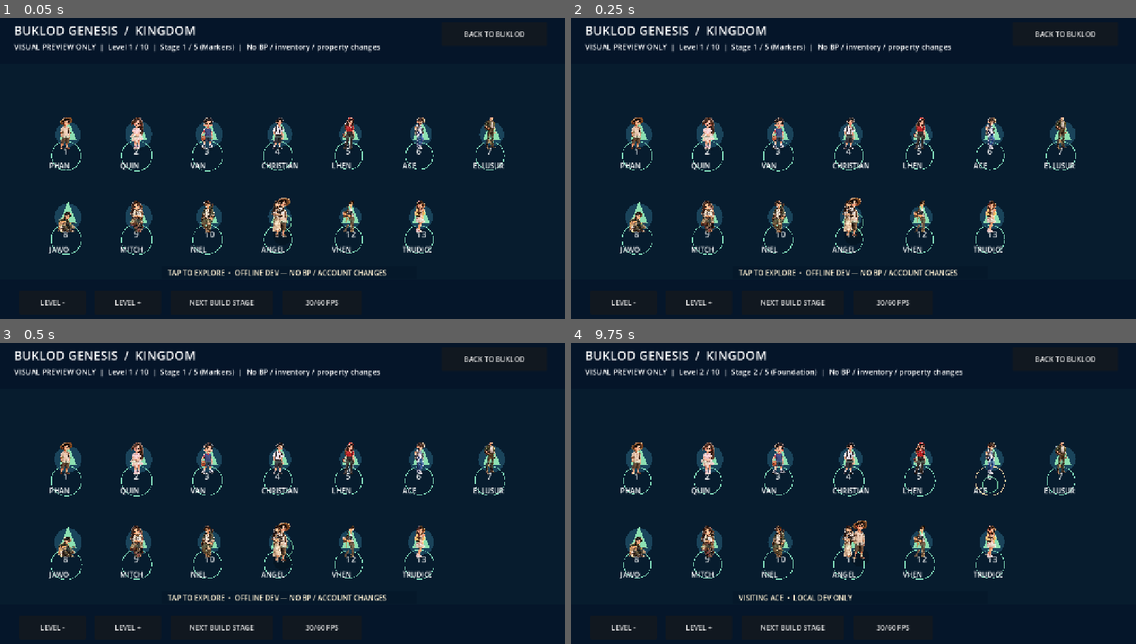
Above: before the commit, frames 1-4 (two rows, left to right).
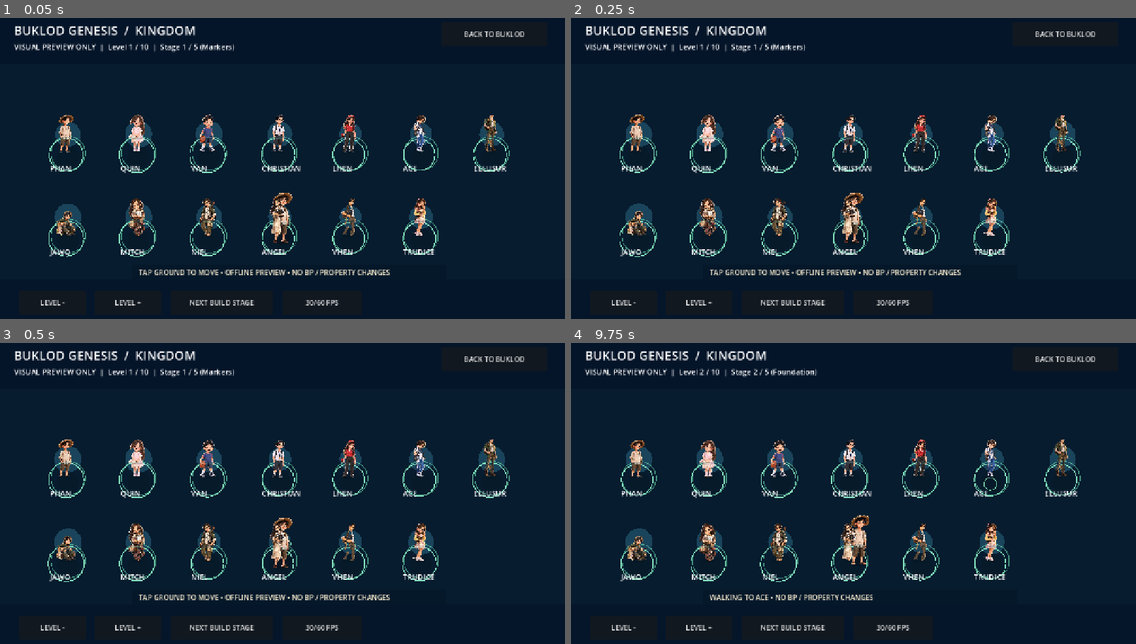
Above: after the commit, the same moments.

Repository: faust-0612/BUKLOD-Rork
Game: Godot game, scene res://scenes/WorldPreview.tscn
Same seed, same stepped clock (60 frames per second), same inputs: the game is played once before the commit and once after it. This scene is started directly instead of the project's main scene.
Inputs (mouse positions are in pixels of both pictures, inside the frame that each line leads up to):
- Up to frame 1 (0.05 s): no input
- Up to frame 2 (0.25 s): no input
- Up to frame 3 (0.5 s): no input
- Up to frame 4 (9.75 s): click "NEXT BUILD STAGE" at 0.5 s; click "NEXT BUILD STAGE" at 1.25 s; click "LEVEL -" at 2 s; click "LEVEL +" at 2.75 s; click "30/60 FPS" at 3.5 s; click "LEVEL -" at 4.25 s; click "LEVEL +" at 5 s; click "30/60 FPS" at 5.75 s; click "LEVEL -" at 6.5 s; click "LEVEL +" at 7.25 s; click "NEXT BUILD STAGE" at 8 s; click "30/60 FPS" at 8.75 s; move the mouse to (977, 481) at 9.52 s; click (977, 481) at 9.67 s

The runs differ from the first frame. In frame 1, 6.1% of the frame differs, in the area x 8-91%, y 8-86%; in frame 2, 6.1%; in frame 3, 6.1%; in frame 4, 6.0%.

Commit message:
dev(genesis206): premium 2D gameplay readability, arrival-based world interactions, native asset playback

Diff:
--- a/godot/empire-arena/scripts/arena_root.gd
+++ b/godot/empire-arena/scripts/arena_root.gd
@@ -195,18 +195,27 @@
 	var pos: Vector2 = p["pos"] * PX
 	var team: String = p.get("team", "A")
 	var is_hero: bool = p.get("kind", "") == "hero"
-	var large := 11.5 if is_hero else 6.0
+	var large := 18.0 if is_hero else 7.0
 	var color: Color = _suit_color(p.get("hero", "phan")) if is_hero else \
 		Color("#7de8d0") if team == "A" else Color("#f39a92")
 	var breath: float = sin(frames * (3.0 if is_hero else 5.0) + float(pos.x) * 0.15)
 	var shift := Vector2(0, breath * 1.2)
-	draw_circle(pos + Vector2(0, 8), large * 1.1, Color(0, 0, 0, 0.35))
-	draw_circle(pos + shift, large, color.darkened(0.35))
-	draw_circle(pos + shift - Vector2(0, large * 0.33), large * 0.62, color)
-	draw_line(pos + shift + Vector2(-large, 2), pos + shift + Vector2(-large * 1.55, 5 + breath * 2), color, 3.0)
-	draw_line(pos + shift + Vector2(large, 2), pos + shift + Vector2(large * 1.55, 5 - breath * 2), color, 3.0)
-	draw_circle(pos + shift - Vector2(large * 0.18, large * 0.36), 1.25, Color("#0c1f2c"))
-	draw_circle(pos + shift + Vector2(large * 0.18, -large * 0.36), 1.25, Color("#0c1f2c"))
+	draw_circle(pos + Vector2(0, 9), large * 1.25, Color(0, 0, 0, 0.30))
+	if is_hero:
+		draw_arc(pos + Vector2(0, 5), large * 1.5 + sin(frames * 2.4) * 2, 0, TAU, 32,
+			Color(0.32, 0.98, 0.68, 0.6) if team == "A" else Color(1.0, 0.48, 0.41, 0.6), 2.5)
+	if not is_hero:
+		draw_circle(pos + shift, large, color.darkened(0.35))
+	if not is_hero:
+		draw_circle(pos + shift - Vector2(0, large * 0.33), large * 0.62, color)
+	if not is_hero:
+		draw_line(pos + shift + Vector2(-large, 2), pos + shift + Vector2(-large * 1.55, 5 + breath * 2), color, 3.0)
+	if not is_hero:
+		draw_line(pos + shift + Vector2(large, 2), pos + shift + Vector2(large * 1.55, 5 - breath * 2), color, 3.0)
+	if not is_hero:
+		draw_circle(pos + shift - Vector2(large * 0.18, large * 0.36), 1.25, Color("#0c1f2c"))
+	if not is_hero:
+		draw_circle(pos + shift + Vector2(large * 0.18, -large * 0.36), 1.25, Color("#0c1f2c"))
 	if is_hero:
 		var hero_id: String = str(p.get("hero", "phan"))
 		var portrait: Texture2D = _art("res://art/sprite/" + hero_id + ".png")
@@ -225,13 +234,13 @@
 				var region := Rect2(Vector2(float(idx % 4) * cell.x,
 					float(idx / 4) * cell.y), cell)
 				draw_texture_rect_region(frame_texture, destination, region,
-					Color(1, 1, 1, 0.98))
+					Color(1, 1, 1, 1.0))
 			else:
 				draw_texture_rect(portrait, destination, false, Color(1, 1, 1, 0.98))
 		draw_arc(pos, large + 4.0, -PI, PI, 30,
-			Color("#6af7ca") if team == "A" else Color("#ff9b8c"), 2.0)
+			Color("#6af7ca") if team == "A" else Color("#ff9b8c"), 2.5)
 		draw_string(ThemeDB.fallback_font, pos + Vector2(-18, -large - 16),
-			str(p["hero"]).to_upper(), HORIZONTAL_ALIGNMENT_LEFT, -1, 11, Color.WHITE)
+			str(p["hero"]).to_upper(), HORIZONTAL_ALIGNMENT_LEFT, -1, 15, Color.WHITE)
 	# Show the owner's distinct five minion identities and named village workers.
 	# Visual identity follows the same single simulation actor; no duplicate AI.
 	if p.get("library_minion", false):
@@ -262,11 +271,11 @@
 	var scenery: Texture2D = _art("res://art/scene/" + str(s["map"]) + ".png")
 	if scenery != null:
 		draw_texture_rect(scenery, Rect2(Vector2.ZERO, Vector2(w, h)), false,
-			Color(1.0, 1.0, 1.0, 0.82))
+			Color(1.0, 1.0, 1.0, 0.98))
 	draw_circle(Vector2(w * 0.5, h * 0.5), w * 0.35, lane * Color(1, 1, 1, 0.3))
 	for i in range(3):
 		var y: float = h * float(map["lanes"][i])
-		draw_line(Vector2(0, y), Vector2(w, y), lane.lightened(0.35), 25)
+		draw_line(Vector2(0, y), Vector2(w, y), lane.lightened(0.35) * Color(1, 1, 1, 0.35), 12)
 		draw_line(Vector2(0, y), Vector2(w, y), Color(0.51, 0.86, 0.83, 0.45), 2)
 	for i in range(80):
 		var x := fposmod(float(i * 157 + 17), w)
--- a/godot/empire-arena/scripts/world_explore_controller.gd
+++ b/godot/empire-arena/scripts/world_explore_controller.gd
@@ -1,5 +1,5 @@
-## BUKLOD Genesis native Godot world visuals, DEV sandbox only.
-## Uses EXISTING 13 owner-supplied Arena sprite atlases; does not mint BP, property or inventory.
+## Owner-approved 13-character Arena atlases animate inside Kingdom/Community/House.
+## Pure local-preview navigation. No inventory, property, XP, BP or backend mutation.
 extends Node2D
 
 const HERO_IDS := ["phan", "quin", "van", "christian", "lhen", "ace", "ellusur",
@@ -8,18 +8,27 @@
 const WALK_SPEED := 245.0
 const HERO_FRAME_SECONDS := 0.125
 const STATION_HIT_RADIUS := 75.0
+const ARRIVAL_RADIUS := 15.0
+const INTERACTION_COOLDOWN := 0.55
 
 var avatar_position := Vector2(640, 460)
 var avatar_target := Vector2(640, 460)
 var active_station := -1
+var pending_station := -1
+var pending_house := false
+var pending_community := false
 var local_visits := 0
 var elapsed := 0.0
+var next_interaction_time := 0.0
 var avatar: Sprite2D
 var resident_actors: Array[Sprite2D] = []
 var displayed_world := ""
+var active_touch := -1
+var art_cache: Dictionary = {}
+var interaction_label := "TAP GROUND TO MOVE • OFFLINE PREVIEW"
 
 func _ready() -> void:
-    set_process_input(true)
+    set_process_unhandled_input(true)
     set_process(true)
     call_deferred("_setup_visuals")
 
@@ -30,123 +39,167 @@
     return "kingdom"
 
 func _atlas(hero_id: String) -> Texture2D:
-    # Original offline Arena atlases are packed by build-empire-godot-pack.mjs.
-    var filename := "res://art/fullbody/" + hero_id + "_idle.png"
-    # Original PNG bytes are preserved inside the signed ZIP main pack.
-    # Direct editor-only image loading can omit source art in exported packs.
-    var original_png: PackedByteArray = FileAccess.get_file_as_bytes(filename)
-    if original_png.is_empty():
-        return null
-    var img: Image = Image.new()
-    if img.load_png_from_buffer(original_png) != OK or img.is_empty():
-        return null
-    if img.get_width() < 1024 or img.get_height() < 768:
-        return null
-    return ImageTexture.create_from_image(img)
+    if art_cache.has(hero_id):
+        return art_cache[hero_id]
+    if not HERO_IDS.has(hero_id) or art_cache.size() >= 14:
+        return null
+    var path := "res://art/fullbody/" + hero_id + "_idle.png"
+    var source: PackedByteArray = FileAccess.get_file_as_bytes(path)
+    if source.is_empty():
+        return null
+    var bitmap := Image.new()
+    if bitmap.load_png_from_buffer(source) != OK or bitmap.is_empty():
+        return null
+    if bitmap.get_width() % 4 != 0 or bitmap.get_height() % 2 != 0:
+        return null
+    var texture := ImageTexture.create_from_image(bitmap)
+    art_cache[hero_id] = texture
+    return texture
 
 func _sprite(hero_id: String, at: Vector2, size_factor: float) -> Sprite2D:
-    var s := Sprite2D.new()
-    s.texture = _atlas(hero_id)
-    s.hframes = 4
-    s.vframes = 2
-    s.frame = 0
-    s.position = at
-    s.scale = Vector2.ONE * size_factor
-    add_child(s)
-    return s
+    var sprite := Sprite2D.new()
+    sprite.texture = _atlas(hero_id)
+    if sprite.texture != null:
+        sprite.hframes = 4
+        sprite.vframes = 2
+    sprite.frame = 0
+    sprite.position = at
+    sprite.scale = Vector2.ONE * size_factor
+    sprite.texture_filter = CanvasItem.TEXTURE_FILTER_LINEAR
+    add_child(sprite)
+    return sprite
 
 func _station(index: int) -> Vector2:
-    return Vector2(150 + (index % 7) * 160, 270 + (index / 7) * 190)
+    return Vector2(150 + (index % 7) * 160, 270 + floori(float(index) / 7.0) * 190)
 
 func _setup_visuals() -> void:
     displayed_world = _world()
-    avatar = _sprite("phan", avatar_position, 0.28)
+    avatar = _sprite("phan", avatar_position, 0.36)
     if displayed_world == "kingdom":
-        # No generic triangular heroes: each visual is the actual canonical character.
         for i in range(HERO_IDS.size()):
-            resident_actors.append(_sprite(HERO_IDS[i], _station(i), 0.23))
+            resident_actors.append(_sprite(HERO_IDS[i], _station(i), 0.27))
     elif displayed_world == "community":
         for i in range(6):
-            var where := Vector2(170 + (i % 3) * 440, 305 + (i / 3) * 205)
-            resident_actors.append(_sprite(HERO_IDS[(i + 1) % HERO_IDS.size()], where, 0.23))
+            resident_actors.append(_sprite(HERO_IDS[(i + 1) % HERO_IDS.size()],
+                Vector2(170 + (i % 3) * 440, 305 + floori(float(i) / 3.0) * 205), 0.29))
     else:
-        resident_actors.append(_sprite("quin", Vector2(850, 430), 0.29))
-
-func move_to(touch_position: Vector2) -> bool:
-    if not FIELD.has_point(touch_position):
+        resident_actors.append(_sprite("quin", Vector2(850, 430), 0.32))
+
+func move_to(point: Vector2) -> bool:
+    if not FIELD.has_point(point):
         return false
     avatar_target = Vector2(
-        clampf(touch_position.x, FIELD.position.x, FIELD.end.x),
-        clampf(touch_position.y, FIELD.position.y, FIELD.end.y))
-    active_station = -1
+        clampf(point.x, FIELD.position.x, FIELD.end.x),
+        clampf(point.y, FIELD.position.y, FIELD.end.y))
+    pending_station = -1
+    pending_house = false
+    pending_community = false
     if displayed_world == "kingdom":
         for i in range(HERO_IDS.size()):
-            if avatar_target.distance_to(_station(i)) < STATION_HIT_RADIUS:
-                active_station = i
-                avatar_target = _station(i) + Vector2(0, 48)
-                local_visits += 1
+            if point.distance_to(_station(i)) < STATION_HIT_RADIUS:
+                pending_station = i
+                avatar_target = _station(i) + Vector2(0, 46)
+                interaction_label = "WALKING TO " + HERO_IDS[i].to_upper()
                 break
-    elif displayed_world == "house":
-        if avatar_target.distance_to(Vector2(640, 505)) < 145:
-            # This is a visual DEV construction sequence, NOT actual player property.
-            get_parent().advance_preview_stage()
+    elif displayed_world == "house" and point.distance_to(Vector2(640, 505)) < 145.0:
+        pending_house = true
+        avatar_target = Vector2(640, 543)
+        interaction_label = "WALK TO THE HOUSE TO BUILD"
+    elif displayed_world == "community":
+        pending_community = true
+        interaction_label = "EXPLORING COMMUNITY"
+    if pending_station < 0 and not pending_house and not pending_community:
+        active_station = -1
+        interaction_label = "EXPLORING • TAP A LOCATION TO INTERACT"
+    queue_redraw()
+    return true
+
+func _unhandled_input(event: InputEvent) -> void:
+    if event is InputEventScreenTouch:
+        if event.pressed and move_to(event.position):
+            active_touch = event.index
+            get_viewport().set_input_as_handled()
+        elif not event.pressed and active_touch == event.index:
+            active_touch = -1
+    elif event is InputEventScreenDrag and event.index == active_touch:
+        # Dragging changes the walking destination, not the construction stage.
+        move_to(event.position)
+        get_viewport().set_input_as_handled()
+    elif event is InputEventMouseButton and event.button_index == MOUSE_BUTTON_LEFT and event.pressed:
+        if move_to(event.position):
+            get_viewport().set_input_as_handled()
+
+func _arrive() -> void:
+    if elapsed < next_interaction_time:
+        return
+    if pending_station >= 0:
+        if active_station != pending_station:
             local_visits += 1
-    return true
-
-func _input(event: InputEvent) -> void:
-    var point := Vector2(-1, -1)
-    if event is InputEventScreenTouch and event.pressed:
-        point = event.position
-    elif event is InputEventMouseButton and event.pressed and event.button_index == MOUSE_BUTTON_LEFT:
-        point = event.position
-    if move_to(point):
-        get_viewport().set_input_as_handled()
+        active_station = pending_station
+        interaction_label = "VISITING " + HERO_IDS[active_station].to_upper() + " • PREVIEW ACTIVITY"
+        pending_station = -1
+        get_parent().world_interaction("navigation", interaction_label)
+    elif pending_house:
+        # A distant tap never grants an instant build stage; completion requires arrival.
+        pending_house = false
+        local_visits += 1
+        get_parent().advance_preview_stage()
+        interaction_label = "HOUSE BUILD STAGE PREVIEW COMPLETE"
+        get_parent().world_interaction("build_complete", interaction_label)
+    elif pending_community:
+        pending_community = false
+        local_visits += 1
+        interaction_label = "COMMUNITY VISIT • LOCAL PREVIEW ONLY"
+        get_parent().world_interaction("claim", interaction_label)
+    next_interaction_time = elapsed + INTERACTION_COOLDOWN
 
 func _process(delta: float) -> void:
-    var dt := minf(delta, 0.05)
+    var dt: float = minf(delta, 0.05)
     elapsed += dt
+    var before := avatar_position
     avatar_position = avatar_position.move_toward(avatar_target, WALK_SPEED * dt)
+    var walking: bool = before.distance_squared_to(avatar_position) > 0.04
     if avatar != null:
         avatar.position = avatar_position
-        avatar.frame = int(elapsed / HERO_FRAME_SECONDS) % 8
+        avatar.frame = int(elapsed / HERO_FRAME_SECONDS) % 8 if walking else 0
+        if walking and absf(avatar_target.x - avatar_position.x) > 1.0:
+            avatar.flip_h = avatar_target.x < avatar_position.x
     for i in range(resident_actors.size()):
-        resident_actors[i].frame = (int(elapsed / HERO_FRAME_SECONDS) + i) % 8
+        resident_actors[i].frame = (int(elapsed / HERO_FRAME_SECONDS * 0.7) + i) % 8
+    if avatar_position.distance_to(avatar_target) <= ARRIVAL_RADIUS:
+        if pending_station >= 0 or pending_house or pending_community:
+            _arrive()
     queue_redraw()
 
 func _draw() -> void:
     if displayed_world == "":
         return
-    var pulse := 4.0 * sin(elapsed * 2.5)
-    # The panorama, construction geometry and world audio remain in the parent.
-    draw_arc(avatar_target + Vector2(0, 15), 20 + pulse, 0, TAU,
-        32, Color(0.58, 1.0, 0.77, 0.66), 2.0)
-    draw_circle(avatar_position + Vector2(0, 45), 21, Color(0.01, 0.05, 0.08, 0.40))
+    var pulse: float = 4.0 * sin(elapsed * 2.5)
+    draw_arc(avatar_target + Vector2(0, 15), 17 + pulse, 0, TAU,
+        32, Color(0.58, 1.0, 0.77, 0.72), 2.0)
+    draw_circle(avatar_position + Vector2(0, 44), 20, Color(0.01, 0.05, 0.08, 0.38))
     if displayed_world == "kingdom":
         for i in range(HERO_IDS.size()):
             var spot := _station(i)
-            draw_arc(spot + Vector2(0, 54), 33 + 2.0 * sin(elapsed * 1.7 + i),
-                0, TAU, 28, Color("#ffe0aa") if i == active_station else Color("#83dfbd"), 1.6)
-            draw_string(ThemeDB.fallback_font, spot + Vector2(-38, 83),
-                HERO_IDS[i].to_upper(), HORIZONTAL_ALIGNMENT_LEFT, -1, 16, Color.WHITE)
+            draw_arc(spot + Vector2(0, 52), 38 + 2.5 * sin(elapsed * 1.8 + i),
+                0, TAU, 30,
+                Color("#ffe0aa") if i == active_station else Color("#83dfbd"), 2.2)
+            draw_string(ThemeDB.fallback_font, spot + Vector2(-37, 89),
+                HERO_IDS[i].to_upper(), HORIZONTAL_ALIGNMENT_LEFT, -1, 17, Color.WHITE)
     elif displayed_world == "house":
-        # Local building feedback, no fictional house ownership or rewards.
         var stage: int = int(get_parent().get("preview_stage"))
         for i in range(12):
             var sparkle := Vector2(420 + i * 40, 355 + sin(elapsed * 1.8 + i) * 22)
-            draw_circle(sparkle, 1.5 + float(stage) * 0.4,
+            draw_circle(sparkle, 1.4 + float(stage) * 0.55,
                 Color(1.0, 0.89, 0.63, 0.18 + float(stage) * 0.06))
-    var label := "TAP TO EXPLORE  •  OFFLINE DEV — NO BP / ACCOUNT CHANGES"
-    if active_station >= 0:
-        label = "VISITING " + HERO_IDS[active_station].to_upper() + "  •  LOCAL DEV ONLY"
-    draw_rect(Rect2(365, 574, 580, 29), Color(0.02, 0.09, 0.16, 0.75))
-    draw_string(ThemeDB.fallback_font, Vector2(380, 596), label,
-        HORIZONTAL_ALIGNMENT_LEFT, -1, 16, Color("#fff2d4"))
+    var label := interaction_label + " • NO BP / PROPERTY CHANGES"
+    draw_rect(Rect2(300, 572, 710, 32), Color(0.02, 0.09, 0.16, 0.81))
+    draw_string(ThemeDB.fallback_font, Vector2(314, 595), label,
+        HORIZONTAL_ALIGNMENT_LEFT, 670, 16, Color("#fff2d4"))
 
 func get_dev_snapshot() -> Dictionary:
     return {
-        "world": displayed_world,
-        "position": avatar_position,
-        "station": active_station,
-        "visits": local_visits,
-        "server_settlement": false
+        "world": displayed_world, "position": avatar_position, "station": active_station,
+        "pending_station": pending_station, "pending_house": pending_house,
+        "visits": local_visits, "server_settlement": false
     }
--- a/godot/empire-arena/scripts/world_preview.gd
+++ b/godot/empire-arena/scripts/world_preview.gd
@@ -22,6 +22,7 @@
 var max_quality: bool = false
 var audio: AudioStreamPlayer
 var hud_status: Label
+var interaction_notice := ""
 
 func _ready() -> void:
 	for arg in OS.get_cmdline_user_args():
@@ -31,6 +32,7 @@
 			if WORLD_ART.has(candidate):
 				world_id = candidate
 	Engine.max_fps = 30
+	# The 2D authored world art is source-grounded, not a substitute for 3D meshes.
 	_load_backdrop()
 	_create_controls()
 	set_process(true)
@@ -101,12 +103,21 @@
 func _play_audio(name: String) -> void:
 	if not music_enabled or not ["navigation", "build_start", "build_complete", "claim"].has(name):
 		return
-	var stream: AudioStreamWAV = AudioStreamWAV.load_from_file("res://world-audio/" + name + ".wav")
+	var sound_bytes: PackedByteArray = FileAccess.get_file_as_bytes("res://world-audio/" + name + ".wav")
+	if sound_bytes.is_empty():
+		return
+	var stream: AudioStreamWAV = AudioStreamWAV.load_from_buffer(sound_bytes)
 	if stream == null:
 		return
 	audio.stop()
 	audio.stream = stream
 	audio.play()
+
+func world_interaction(cue: String, message: String) -> void:
+	interaction_notice = message
+	_play_audio(cue)
+	_refresh_status()
+	queue_redraw()
 
 func change_preview_level(delta: int) -> void:
 	preview_level = clampi(preview_level + delta, 1, MAX_LEVEL)
@@ -123,16 +134,11 @@
 
 func _refresh_status() -> void:
 	if hud_status != null:
-		hud_status.text = "VISUAL PREVIEW ONLY  |  Level %d / 10  |  Stage %d / 5 (%s)  |  No BP / inventory / property changes" % [preview_level, preview_stage + 1, STAGES[preview_stage]]
+		hud_status.text = ("VISUAL PREVIEW ONLY  |  Level %d / 10  |  Stage %d / 5 (%s)" % [preview_level, preview_stage + 1, STAGES[preview_stage]]) + ("  |  " + interaction_notice if not interaction_notice.is_empty() else "")
 
 func _process(delta: float) -> void:
 	elapsed += minf(delta, 0.05)
 	queue_redraw()
-
-func _unhandled_input(event: InputEvent) -> void:
-	if event is InputEventMouseButton and event.pressed and event.button_index == MOUSE_BUTTON_LEFT:
-		if event.position.y > 130 and event.position.y < 600:
-			_play_audio("claim")
 
 func _draw_structure(center: Vector2, size: float, tint: Color) -> void:
 	var ground: Vector2 = Vector2(size * 0.75, size * 0.44)
@@ -153,6 +159,14 @@
 			center + Vector2(-ground.x * 1.1, -size),
 			center + Vector2(0, -size * 1.6),
 			center + Vector2(ground.x * 1.1, -size)]), tint.lightened(0.32))
+		# Stage-locked roof trim and windows; no fake ownership or permanent unlocks.
+		draw_line(center + Vector2(-ground.x * 1.08, -size),
+			center + Vector2(0, -size * 1.6), Color("#ffe4ad"), 5.0)
+		draw_line(center + Vector2(0, -size * 1.6),
+			center + Vector2(ground.x * 1.08, -size), Color("#ffe4ad"), 5.0)
+		for window_x in [-ground.x * 0.48, ground.x * 0.48]:
+			draw_rect(Rect2(center + Vector2(window_x - 12, -size * 0.66), Vector2(24, 29)),
+				Color("#ffe6ad"))
 		draw_circle(center + Vector2(0, -size * 1.4), 3.0 + 1.3 * sin(elapsed * 3.0), Color("#fff4bf"))
 
 func draw_ellipse_shadow(center: Vector2, size: float) -> void:
@@ -171,8 +185,10 @@
 			var row: int = i / 7
 			var pos: Vector2 = Vector2(154 + col * 160, 275 + row * 188)
 			draw_circle(pos, 28 + sin(elapsed * 2.0 + i) * 3.0, Color(0.36, 0.8, 0.95, 0.23))
-			draw_colored_polygon(PackedVector2Array([pos + Vector2(-20, 14), pos + Vector2(0, -35), pos + Vector2(20, 14)]), Color("#8ce0b2"))
-			draw_string(ThemeDB.fallback_font, pos + Vector2(-11, 46), str(i + 1), HORIZONTAL_ALIGNMENT_LEFT, -1, 20, Color.WHITE)
+			# Actual animated 13-character sprites are rendered by WorldExploreController.
+			# These are subtle station shadows, not triangular stand-in characters.
+			draw_arc(pos + Vector2(0, 43), 39, 0, TAU, 36, Color(0.45, 0.94, 0.73, 0.54), 2.0)
+			draw_circle(pos + Vector2(0, 52), 25, Color(0.02, 0.08, 0.11, 0.28))
 	elif world_id == "community":
 		for i in range(6):
 			var pos: Vector2 = Vector2(188 + (i % 3) * 430, 300 + (i / 3) * 210)
